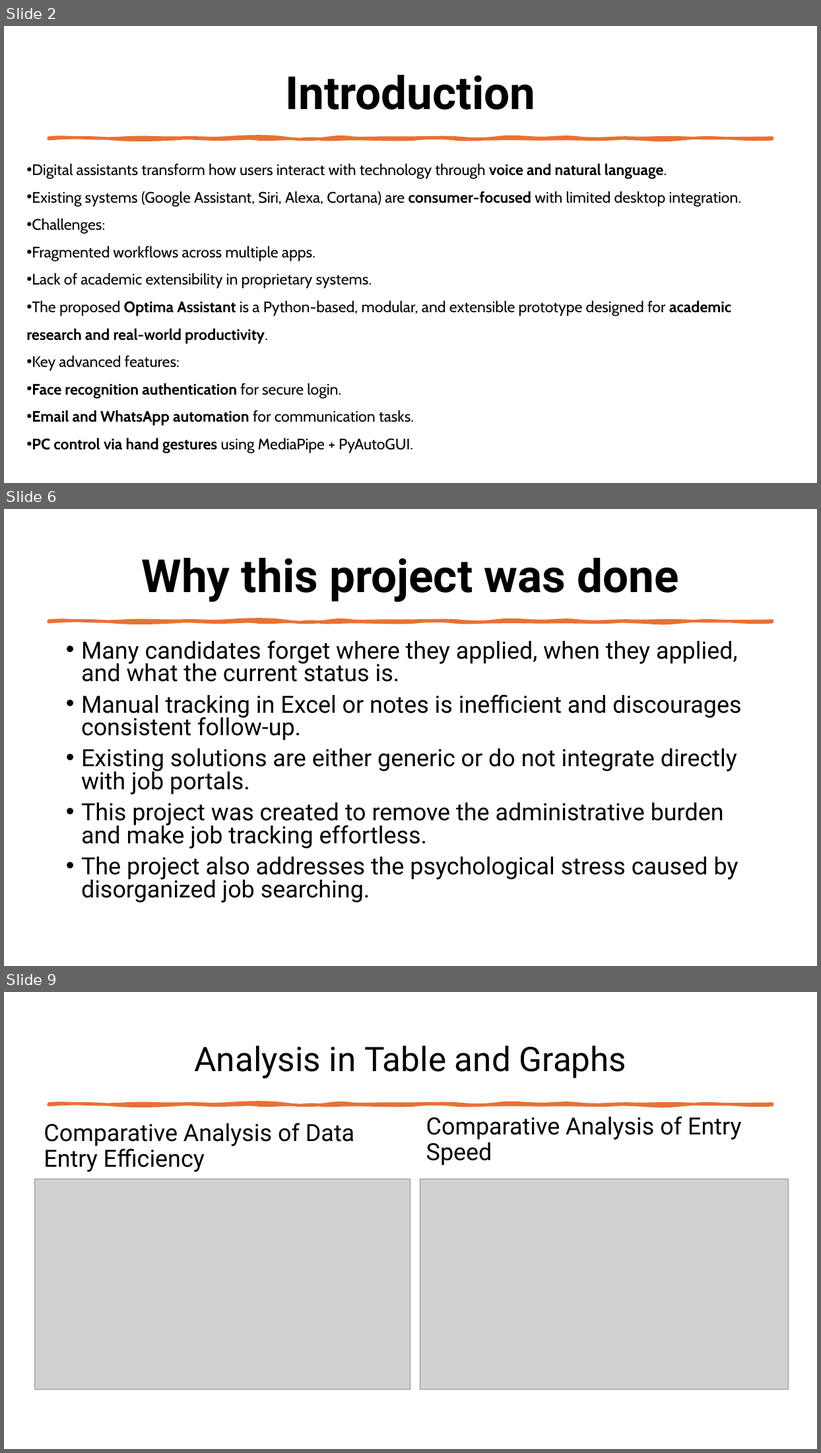
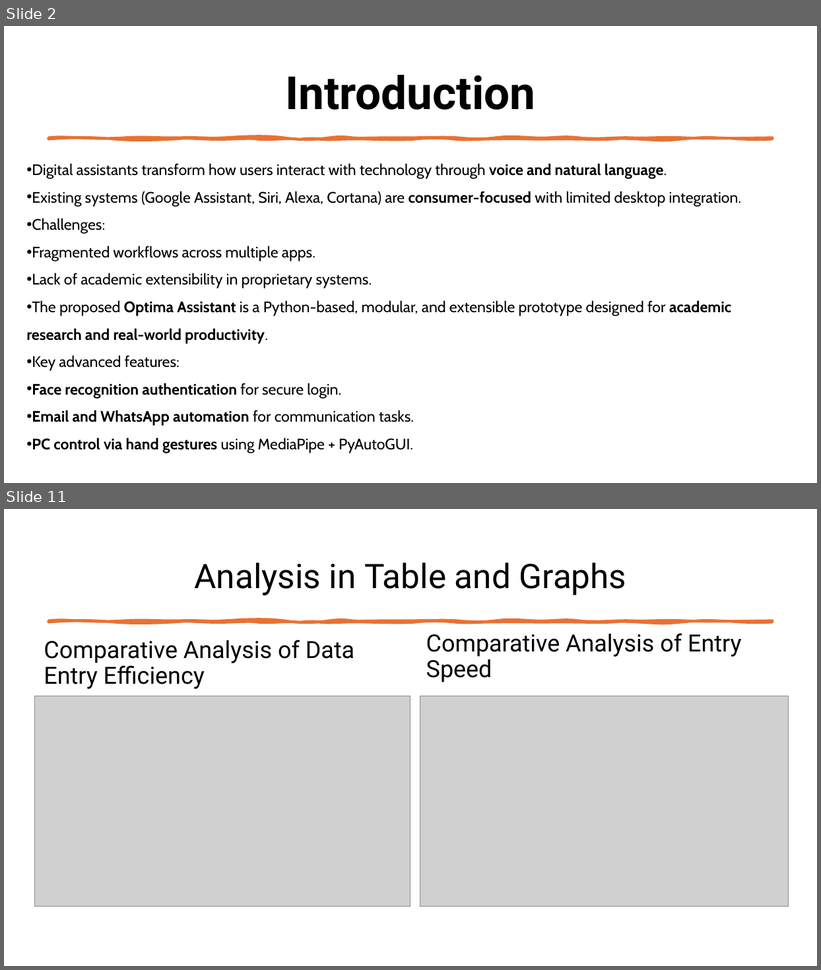
Before and after one commit to suhelgupta/mca-final-year-project, a slide deck: reports/Vignan Project Presentation.pptx. Shown one above the other, each under a label of ours: slides 2, 6 and 9 before the commit, slides 2 and 11 after it; the slides between them are not shown. The pictures are 821x1453 and 821x970 pixels, drawn with LibreOffice and Linux fonts; fonts in the diff are those of the drawing; grey boxes stand for pictures. Boxes give left, top, right and bottom in pixels: in the first picture for what was removed or moved away, otherwise in the second. Text is boxed around its words. In the diff, an @@ line names an element or a change of style, - is before the commit and + after.

```diff
--- a/reports/Vignan Project Presentation.pptx
+++ b/reports/Vignan Project Presentation.pptx
@@ slide 6 removed at <box>4,509,817,966</box>, background #FFFFFF @@
@@ title removed at <box>141,558,679,602</box> @@
-Why this project was done
@@ freeform shape removed at <box>48,621,773,622</box> @@
@@ text removed at <box>81,640,741,903</box> @@
-• Many candidates forget where they applied, when they applied, and what the current status is.
-• Manual tracking in Excel or notes is inefficient and discourages consistent follow-up.
-• Existing solutions are either generic or do not integrate directly with job portals.
-• This project was created to remove the administrative burden and make job tracking effortless.
-• The project also addresses the psychological stress caused by disorganized job searching.
@@ what was slide 9 is now slide 11 @@
```
Also in this commit, not shown: 3 slides changed, 6 slides added, 3 other slides removed, 1 other file.
